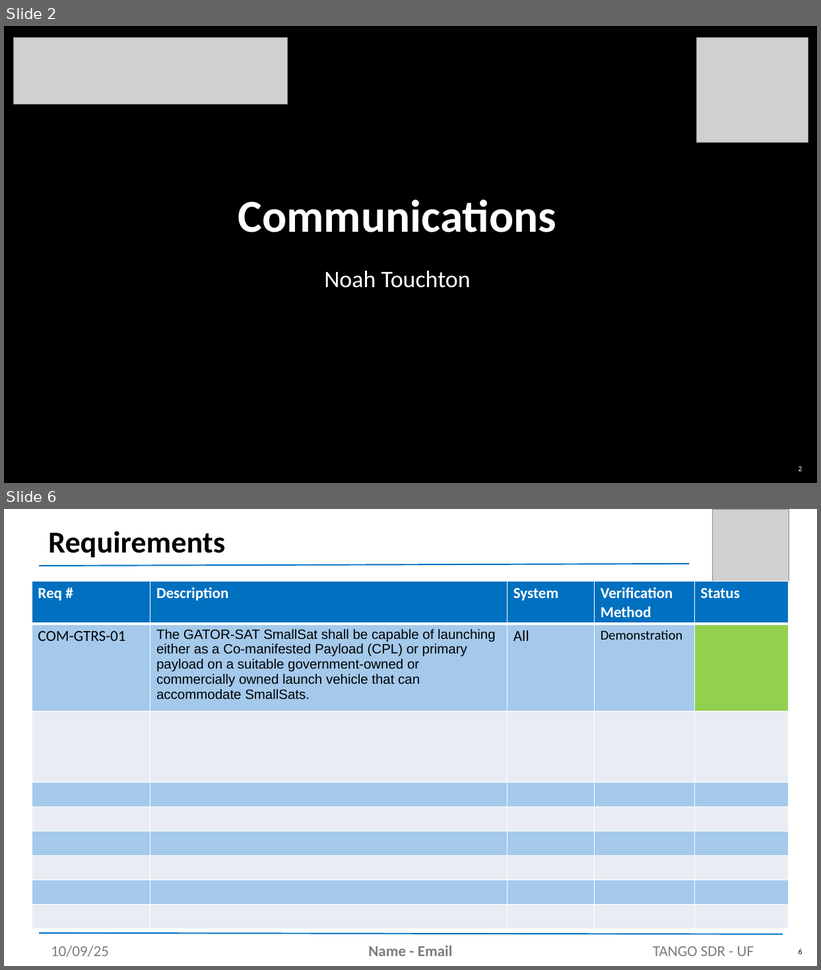
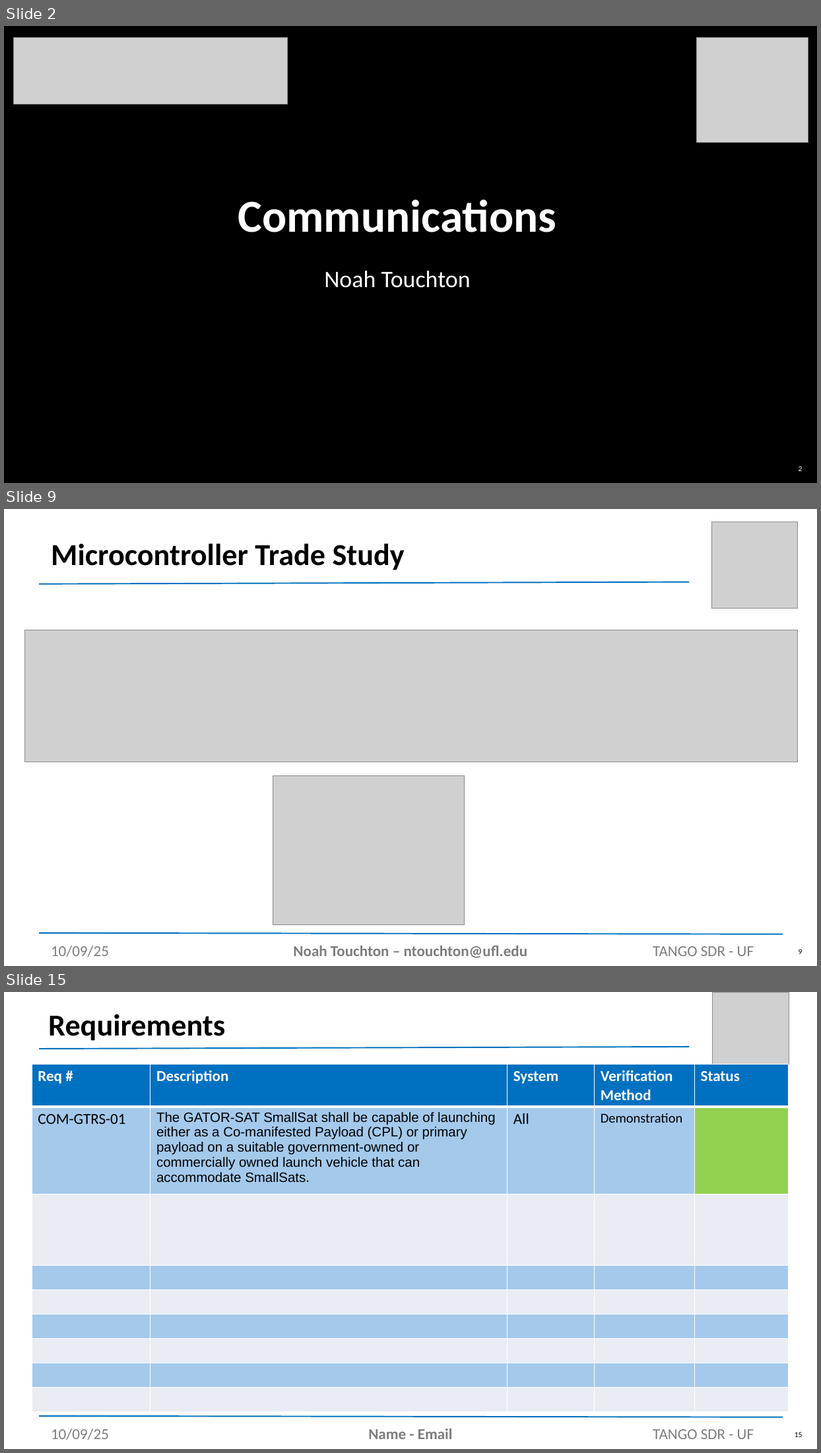
Before and after one commit to noahtouchton/School, a slide deck: Fall 2025/Aero Design 1/PowerPoint/SDR Presentation Template.pptx. Shown one above the other, each under a label of ours: slides 2 and 6 before the commit, slides 2, 9 and 15 after it; the slides between them are not shown. The pictures are 821x970 and 821x1453 pixels, drawn with LibreOffice and Linux fonts; fonts in the diff are those of the drawing; grey boxes stand for pictures; background and template pictures are left out. Boxes give left, top, right and bottom in pixels: in the first picture for what was removed or moved away, otherwise in the second. Text is boxed around its words. In the diff, an @@ line names an element or a change of style, - is before the commit and + after.

Commit message:
added all trade studies to power point

```diff
--- a/Fall 2025/Aero Design 1/PowerPoint/SDR Presentation Template.pptx
+++ b/Fall 2025/Aero Design 1/PowerPoint/SDR Presentation Template.pptx
@@ slide 9 added at (x1=4, y1=509, x2=817, y2=966), background #FFFFFF @@
@@ picture added at (x1=712, y1=522, x2=798, y2=608) @@
@@ title added at (x1=51, y1=543, x2=405, y2=570), 36 pt, text #000000, bold @@
+Microcontroller Trade Study
@@ line added from (40, 584) to (690, 582), #0070C0 1.5 pt @@
@@ picture added at (x1=24, y1=630, x2=798, y2=762) @@
@@ picture added at (x1=273, y1=776, x2=465, y2=925) @@
@@ line added from (40, 933) to (783, 935), #0070C0 1.5 pt @@
@@ text added at (x1=51, y1=946, x2=109, y2=957), 18 pt, text #7D7D7D @@
+10/09/25
@@ text added at (x1=293, y1=946, x2=528, y2=958), 18 pt, text #7D7D7D, bold @@
+Noah Touchton – ntouchton@ufl.edu
@@ text added at (x1=653, y1=947, x2=754, y2=956), 18 pt, text #7D7D7D @@
+TANGO SDR - UF
@@ page number added at (x1=799, y1=949, x2=803, y2=955), 9 pt, text #000000 @@
+9
@@ what was slide 6 is now slide 15 @@
@@ page number at (x1=795, y1=1432, x2=803, y2=1438): text changed @@
-6
+15
```
Also in this commit, not shown: 3 slides changed, 8 other slides added, 9 other files.
